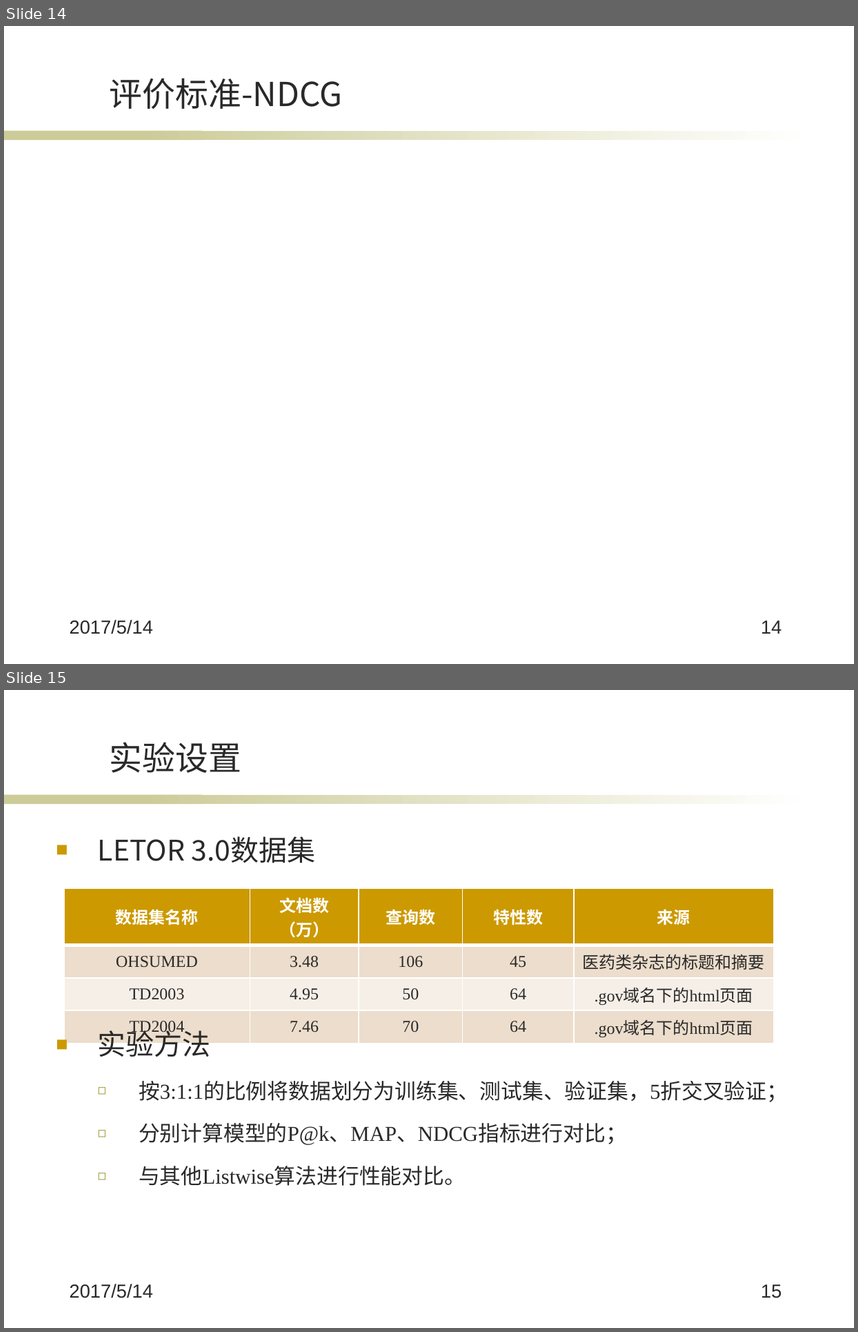
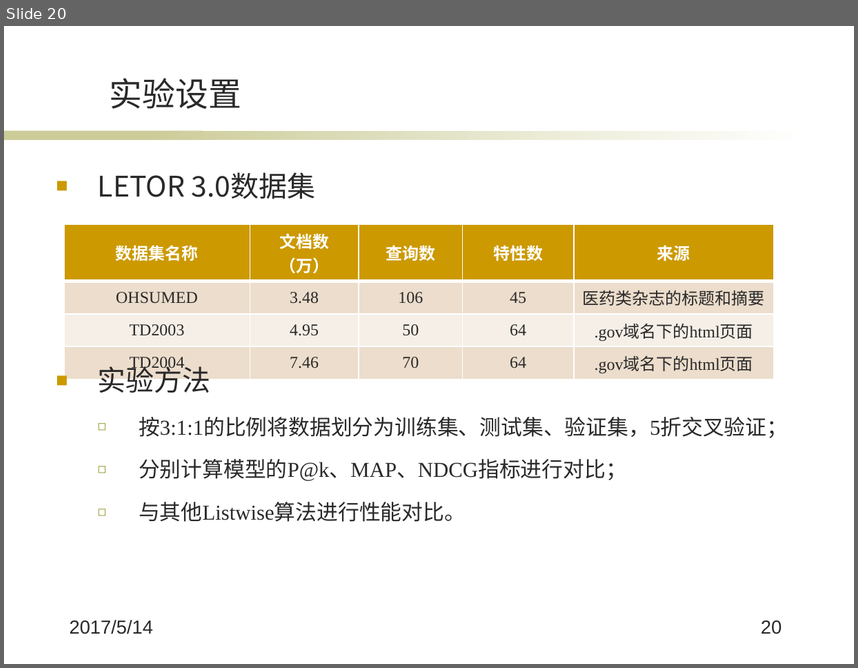
Before and after one commit to wqpod2g/paper, a slide deck: 毕业答辩ppt.pptx. Shown one above the other, each under a label of ours: slides 14 and 15 before the commit, slide 20 after it. The pictures are 858x1332 and 858x668 pixels, drawn with LibreOffice and Linux fonts; fonts in the diff are those of the drawing; grey boxes stand for pictures; background and template pictures are left out. Boxes give left, top, right and bottom in pixels: in the first picture for what was removed or moved away, otherwise in the second. Text is boxed around its words. In the diff, an @@ line names an element or a change of style, - is before the commit and + after.

```diff
--- a/毕业答辩ppt.pptx
+++ b/毕业答辩ppt.pptx
@@ slide 14 removed at bbox=[4, 26, 854, 664], background #FFFFFF; not listed: 2 template elements that a slide beside it also shows @@
@@ title removed at bbox=[110, 78, 342, 109] @@
-评价标准-NDCG
@@ text removed at bbox=[70, 619, 153, 634] @@
-2017/5/14
@@ page number removed at bbox=[761, 620, 782, 633] @@
-14
@@ what was slide 15 is now slide 20 @@
@@ page number at bbox=[761, 620, 782, 634]: text changed @@
-15
+20
```
Also in this commit, not shown: 14 slides changed, 4 slides added, 3 other slides removed, 1 other file.
